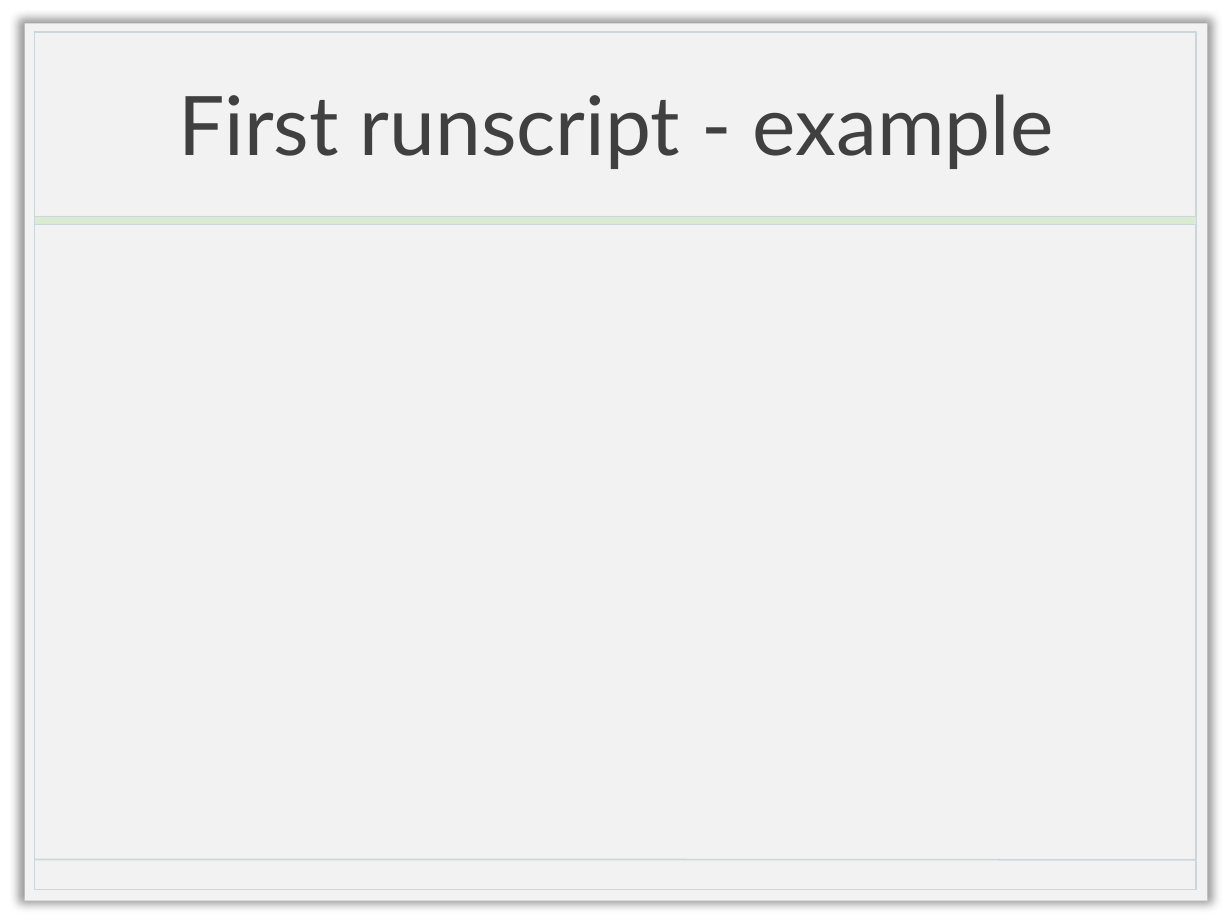
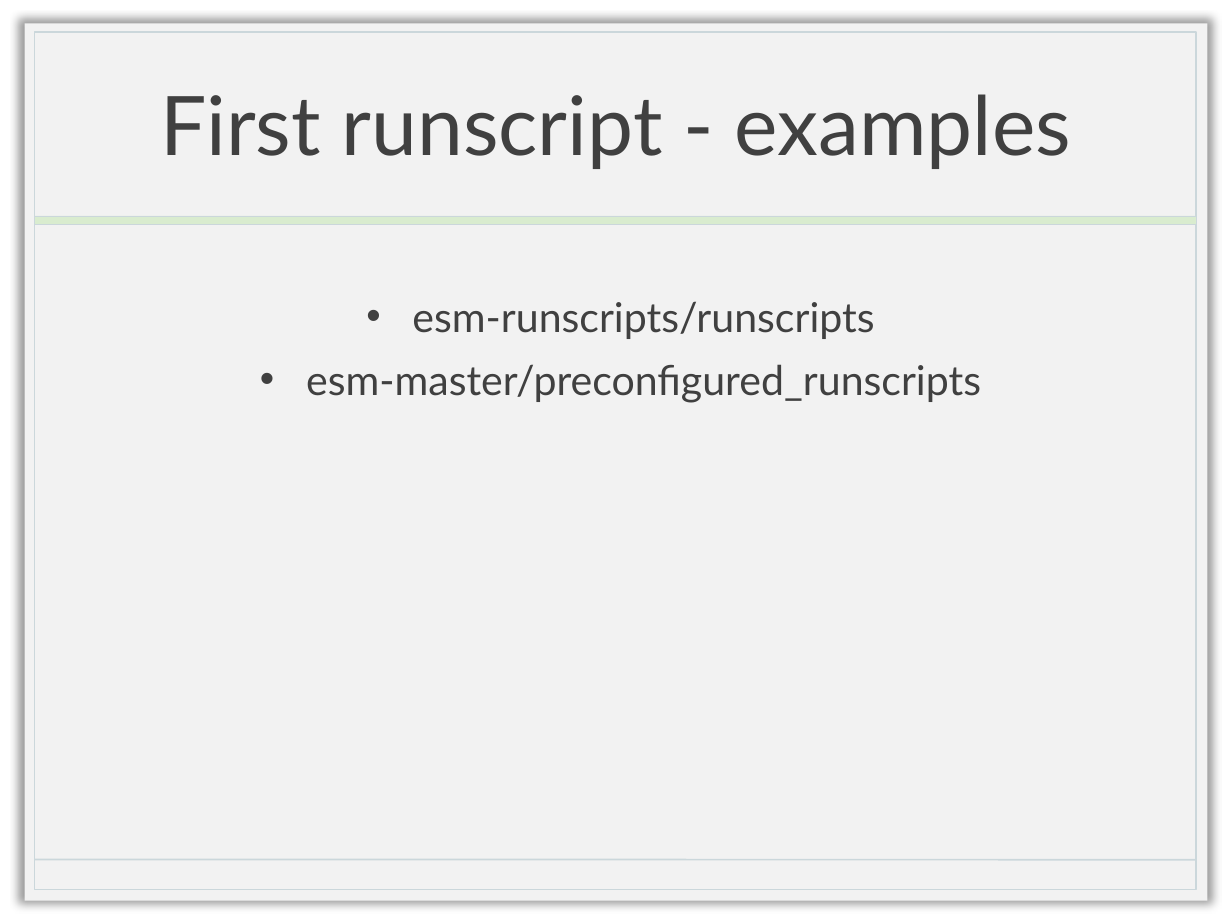
Before and after one commit to esm-tools/esm_workshop, a slide deck: slide 6 of esm-runscripts.pptx. Drawn at 1232x924 pixels with LibreOffice and Linux fonts; fonts in the diff are those of the drawing; background and template pictures are left out. Boxes give left, top, right and bottom in pixels: in the first picture for what was removed or moved away, otherwise in the second. Text is boxed around its words. In the diff, an @@ line names an element or a change of style, - is before the commit and + after.

```diff
--- a/esm-runscripts.pptx
+++ b/esm-runscripts.pptx
@@ title at [160,94,1071,169]: text changed @@
-First runscript - example
+First runscript - examples
@@ text added at [306,301,981,403], 24 pt, text #404040 @@
+• esm-runscripts/runscripts
+• esm-master/preconfigured_runscripts
```
Also in this commit, not shown: 2 other slides changed, 3 slides added, 1 slide removed, 4 other files.
